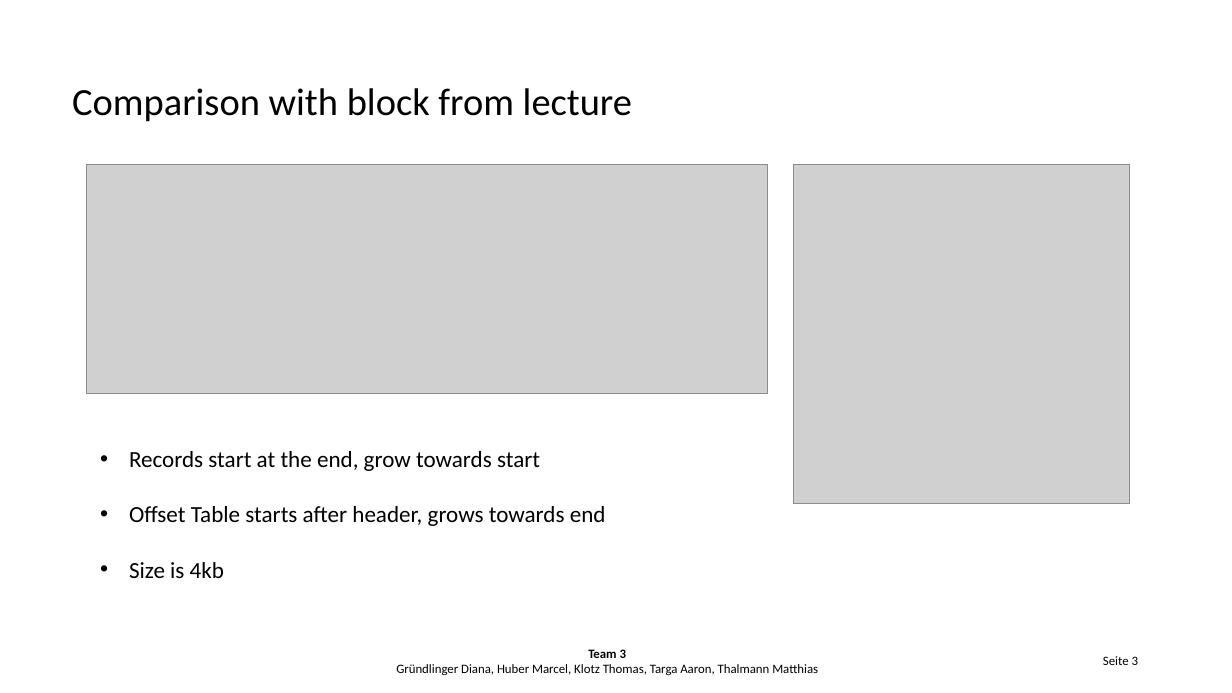
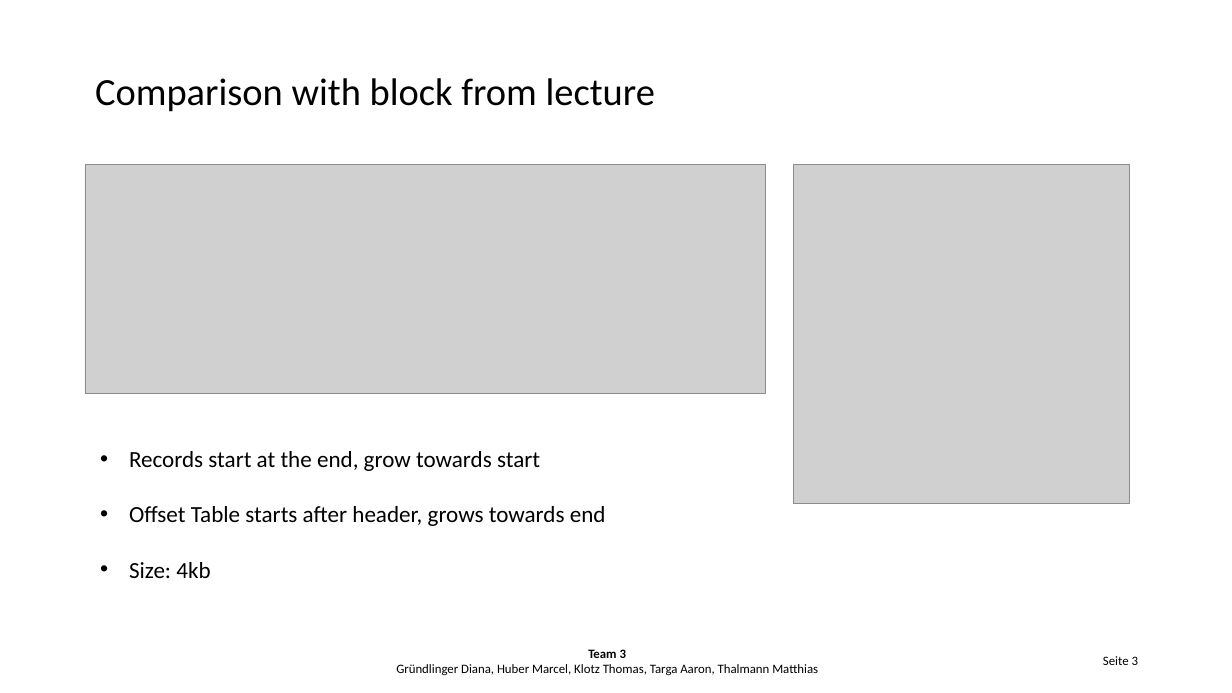
Before and after one commit to Hegl1/archimpl, a slide deck: slide 3 of tasks/task3/task3_presentation.pptx. Drawn at 1232x693 pixels with LibreOffice and Linux fonts; fonts in the diff are those of the drawing; grey boxes stand for pictures; background and template pictures are left out. Boxes give left, top, right and bottom in pixels: in the first picture for what was removed or moved away, otherwise in the second. Text is boxed around its words. In the diff, an @@ line names an element or a change of style, - is before the commit and + after.

```diff
--- a/tasks/task3/task3_presentation.pptx
+++ b/tasks/task3/task3_presentation.pptx
@@ text "Comparison with block from lecture": place and size @@
-text "Comparison with block from lecture" at box(72, 88, 632, 122)
+text "Comparison with block from lecture" at box(95, 78, 655, 112)
@@ text at box(129, 562, 210, 578): text changed @@
-• Size is 4kb
+• Size: 4kb
```
Also in this commit, not shown: 6 other slides changed, 1 other file.
